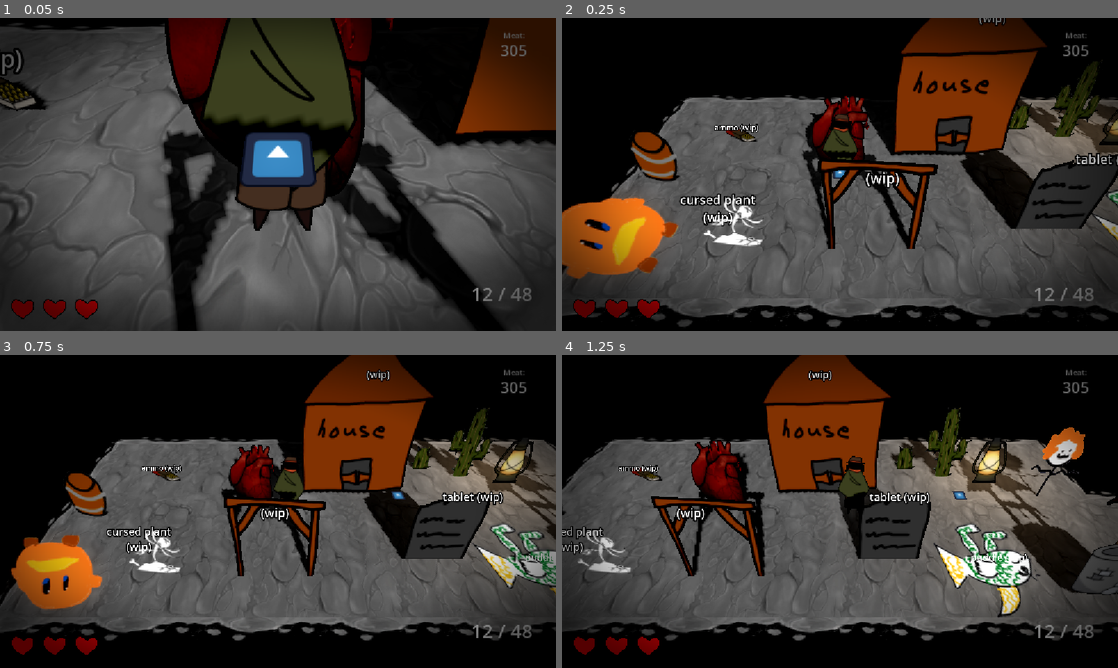
Above: before the commit, frames 1-4 (two rows, left to right).
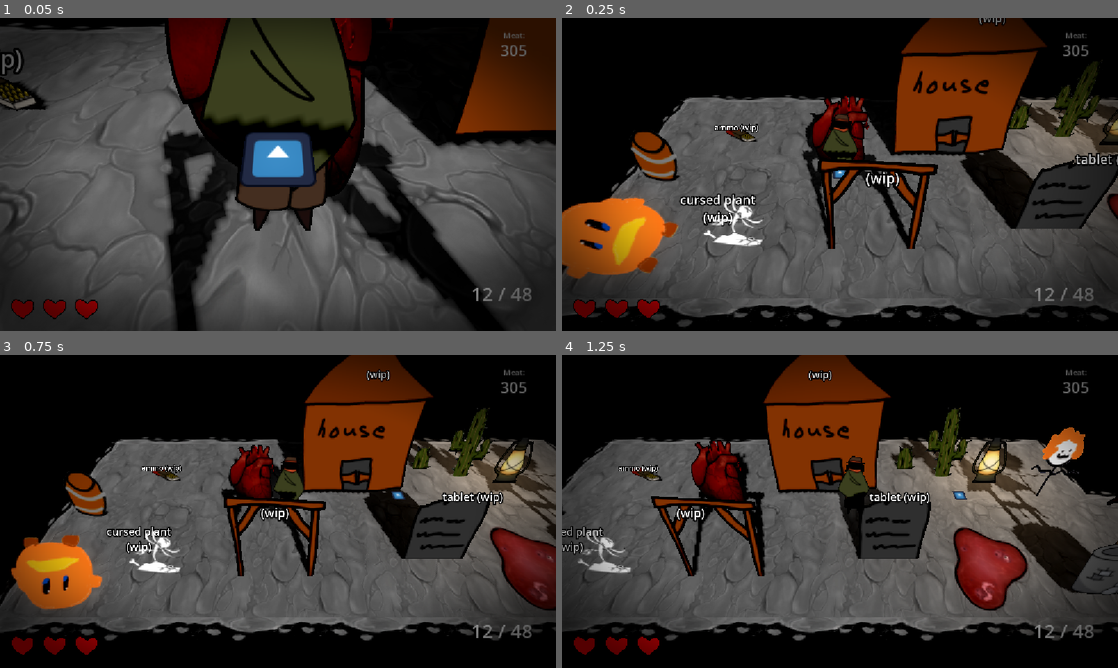
Above: after the commit, the same moments.

Repository: gmuGADIG/DEADSHOT
Game: Godot game, scene res://test_scenes/prop_demo.tscn
Two runs of this game, one before a commit and one after it. Both use one fixed random seed, a clock stepped at 60 frames per second and the inputs below. This scene is started directly instead of the project's main scene. The engine's default icon, where the game draws it, is replaced by a stand-in: a white triangle on a blue panel in a dark square. Sound files missing from this copy of the repository are replaced by a short silence.
Inputs (mouse positions are in pixels of both pictures, inside the frame that each line leads up to):
- Up to frame 1 (0.05 s): no input
- Up to frame 2 (0.25 s): no input
- Up to frame 3 (0.75 s): move the mouse to (400, 495) at 0.52 s; hold D (move_right) from 0.53 s (still down); hold E (interact) from 0.53 s (still down)
- Up to frame 4 (1.25 s): keep holding D (move_right); keep holding E (interact)

Frame 1 is identical in both runs. In frame 2, 0.3% of the frame differs, in the area x 95-100%, y 54-72%; in frame 3, 2.4%; in frame 4, 3.2%, in the area x 66-86%, y 53-84%.

Commit message:
Art updates 1
cave meat small
cave meat large
demoman 1
femme fatale
cowardly lion
mass puddle (miasma)

Diff:
--- /dev/null
+++ b/world/decoration/meat_large/meat_large.tscn
@@ -0,0 +1,11 @@
+[gd_scene load_steps=2 format=3 uid="uid://ch1d60rlf0tiw"]
+
+[ext_resource type="Texture2D" uid="uid://dghkowdsxltsy" path="res://world/decoration/meat_large/decorative_meat_large.png" id="1_436io"]
+
+[node name="MeatLarge" type="Node3D"]
+
+[node name="Sprite3D" type="Sprite3D" parent="."]
+transform = Transform3D(1.4, 0, 0, 0, 1.2124355, 0.7, 0, -0.7, 1.2124355, 0, 1.7357697, 0)
+pixel_size = 0.0033
+alpha_cut = 1
+texture = ExtResource("1_436io")
--- /dev/null
+++ b/world/decoration/meat_small/meat_small.tscn
@@ -0,0 +1,11 @@
+[gd_scene load_steps=2 format=3 uid="uid://diuq4h3ag50bu"]
+
+[ext_resource type="Texture2D" uid="uid://bx7hvbacrk233" path="res://world/decoration/meat_small/decorative_meat_small.png" id="1_cl3g3"]
+
+[node name="MeatSmall" type="Node3D"]
+
+[node name="Sprite3D" type="Sprite3D" parent="."]
+transform = Transform3D(1.4, 0, 0, 0, 1.2124355, 0.7, 0, -0.7, 1.2124355, 0, 0.8643706, 0)
+pixel_size = 0.0033
+alpha_cut = 1
+texture = ExtResource("1_cl3g3")
--- a/world/interactables/puddle/puddle.tscn
+++ b/world/interactables/puddle/puddle.tscn
@@ -1,8 +1,7 @@
-[gd_scene load_steps=5 format=3 uid="uid://3o8nbg2v248a"]
+[gd_scene load_steps=4 format=3 uid="uid://3o8nbg2v248a"]
 
 [ext_resource type="Script" uid="uid://bpfbqraltsta0" path="res://world/interactables/puddle/puddle.gd" id="1_2gbto"]
-[ext_resource type="Texture2D" uid="uid://chnnd6opa6df5" path="res://temp_art/gartic/fish_man.png" id="2_ijjwc"]
-[ext_resource type="PackedScene" uid="uid://0ndhmibsve8k" path="res://world/comment/comment.tscn" id="3_6unbr"]
+[ext_resource type="Texture2D" uid="uid://dw8ptr3mie32f" path="res://world/interactables/puddle/miasma.png" id="2_6unbr"]
 
 [sub_resource type="BoxShape3D" id="BoxShape3D_cismt"]
 size = Vector3(3.3955078, 0.15454102, 3.2126465)
@@ -13,8 +12,8 @@
 atk_damage = 1
 
 [node name="Sprite3D" type="Sprite3D" parent="."]
-transform = Transform3D(1, 0, 0, 0, -4.371139e-08, -1, 0, 1, -4.371139e-08, 0, 0.032779217, 0)
-texture = ExtResource("2_ijjwc")
+transform = Transform3D(0.5, 0, 0, 0, -2.1855694e-08, -0.5, 0, 0.5, -2.1855694e-08, 0, 0.032779217, -0.08530903)
+texture = ExtResource("2_6unbr")
 
 [node name="CollisionShape3D" type="CollisionShape3D" parent="."]
 transform = Transform3D(1, 0, 0, 0, 1, 0, 0, 0, 1, -0.025390625, 0.010375977, 0)
@@ -24,9 +23,6 @@
 unique_name_in_owner = true
 one_shot = true
 
-[node name="Comment" parent="." instance=ExtResource("3_6unbr")]
-text = "puddle (wip)"
-
 [connection signal="body_entered" from="." to="." method="_on_body_entered"]
 [connection signal="body_exited" from="." to="." method="_on_body_exited"]
 [connection signal="timeout" from="DamageTimer" to="." method="_on_damage_timer_timeout"]
--- a/world/levels/town/level_town_v2_npc.tscn
+++ b/world/levels/town/level_town_v2_npc.tscn
@@ -20,6 +20,9 @@
 transform = Transform3D(1, 0, 0, 0, 1, 0, 0, 0, 1, 75.78856, 0, -0.065726995)
 target_scene = "uid://crgv6bkolrlyy"
 target_entry_point = "Left"
+
+[node name="Player" parent="." index="6"]
+transform = Transform3D(1, 0, 0, 0, 1, 0, 0, 0, 1, 38.712135, 0, 0)
 
 [node name="Comment" parent="Comments" index="4" instance=ExtResource("4_6mxwy")]
 transform = Transform3D(1, 0, 0, 0, 1, 0, 0, 0, 1, -88.752525, -0.019320965, 0)
--- a/world/npc/npc_CowardlyLion.tscn
+++ b/world/npc/npc_CowardlyLion.tscn
@@ -1,14 +1,10 @@
-[gd_scene load_steps=4 format=3 uid="uid://dcu4x4q865hlm"]
+[gd_scene load_steps=3 format=3 uid="uid://dcu4x4q865hlm"]
 
 [ext_resource type="PackedScene" uid="uid://c8ycoujcnafdn" path="res://world/npc/npc_base.tscn" id="1_k1w3u"]
-[ext_resource type="Texture2D" uid="uid://dml1uehg5er0v" path="res://temp_art/gartic/doohickey.png" id="2_7jv03"]
-[ext_resource type="PackedScene" uid="uid://0ndhmibsve8k" path="res://world/comment/comment.tscn" id="3_t5kxt"]
+[ext_resource type="Texture2D" uid="uid://c5iktt0mybv5o" path="res://world/npc/npc_cowardly_lion.png" id="2_k1w3u"]
 
 [node name="NPCBase" instance=ExtResource("1_k1w3u")]
 
 [node name="Sprite3D" parent="." index="0"]
-texture = ExtResource("2_7jv03")
-
-[node name="Comment" parent="Sprite3D" index="0" instance=ExtResource("3_t5kxt")]
-transform = Transform3D(1, 0, 0, 0, 1, 0, 0, 0, 1, 0, -0.14786541, 0.25611043)
-text = "Cowardly Lion"
+transform = Transform3D(0.33, 0, 0, 0, 0.2857884, 0.165, 0, -0.165, 0.2857884, 0, 1.5, 0)
+texture = ExtResource("2_k1w3u")
--- a/world/npc/npc_FemmeFatale.tscn
+++ b/world/npc/npc_FemmeFatale.tscn
@@ -1,14 +1,10 @@
-[gd_scene load_steps=4 format=3 uid="uid://dqt2qu5jrxsoa"]
+[gd_scene load_steps=3 format=3 uid="uid://dqt2qu5jrxsoa"]
 
 [ext_resource type="PackedScene" uid="uid://c8ycoujcnafdn" path="res://world/npc/npc_base.tscn" id="1_aq04e"]
-[ext_resource type="Texture2D" uid="uid://bimo7yhk4jp3h" path="res://temp_art/gartic/shopping_cart_of_water.png" id="2_b80y5"]
-[ext_resource type="PackedScene" uid="uid://0ndhmibsve8k" path="res://world/comment/comment.tscn" id="3_mv63y"]
+[ext_resource type="Texture2D" uid="uid://cn0q7fbf1vwy5" path="res://world/npc/npc_femme_fatale.png" id="2_aq04e"]
 
 [node name="NPCBase" instance=ExtResource("1_aq04e")]
 
 [node name="Sprite3D" parent="." index="0"]
-texture = ExtResource("2_b80y5")
-
-[node name="Comment" parent="Sprite3D" index="0" instance=ExtResource("3_mv63y")]
-transform = Transform3D(1, 0, 0, 0, 1, 0, 0, 0, 1, 0, -0.5559962, 0.9630135)
-text = "Femme Fatale"
+transform = Transform3D(0.25, 0, 0, 0, 0.21650635, 0.125, 0, -0.125, 0.21650635, 0, 0.9799986, 0)
+texture = ExtResource("2_aq04e")
--- a/world/npc/npc_demoman1.tscn
+++ b/world/npc/npc_demoman1.tscn
@@ -1,13 +1,10 @@
-[gd_scene load_steps=4 format=3 uid="uid://c414hqj4nmy45"]
+[gd_scene load_steps=3 format=3 uid="uid://c414hqj4nmy45"]
 
 [ext_resource type="PackedScene" uid="uid://c8ycoujcnafdn" path="res://world/npc/npc_base.tscn" id="1_hkqjx"]
-[ext_resource type="Texture2D" uid="uid://54e4esurd3xm" path="res://temp_art/gartic/gun.png" id="2_dbbny"]
-[ext_resource type="PackedScene" uid="uid://0ndhmibsve8k" path="res://world/comment/comment.tscn" id="3_cnl6w"]
+[ext_resource type="Texture2D" uid="uid://drbeqos67rgiv" path="res://world/npc/npc_demoman_1.png" id="2_hkqjx"]
 
-[node name="NPCBase" instance=ExtResource("1_hkqjx")]
+[node name="Demoman1" instance=ExtResource("1_hkqjx")]
 
 [node name="Sprite3D" parent="." index="0"]
-texture = ExtResource("2_dbbny")
-
-[node name="Comment" parent="." index="2" instance=ExtResource("3_cnl6w")]
-text = "Demoman 1"
+transform = Transform3D(0.25, 0, 0, 0, 0.21650635, 0.125, 0, -0.125, 0.21650635, 0, 1.1091859, 0)
+texture = ExtResource("2_hkqjx")
Binary file added: world/decoration/meat_large/decorative_meat_large.png
Not shown, added: world/decoration/meat_large/decorative_meat_large.png.import
Binary file added: world/decoration/meat_small/decorative_meat_small.png
Not shown, added: world/decoration/meat_small/decorative_meat_small.png.import
Binary file added: world/interactables/puddle/miasma.png
Not shown, added: world/interactables/puddle/miasma.png.import
Binary file added: world/npc/npc_cowardly_lion.png
Not shown, added: world/npc/npc_cowardly_lion.png.import
Binary file added: world/npc/npc_demoman_1.png
Not shown, added: world/npc/npc_demoman_1.png.import
Binary file added: world/npc/npc_femme_fatale.png
Not shown, added: world/npc/npc_femme_fatale.png.import
(and 2 more such lines)
